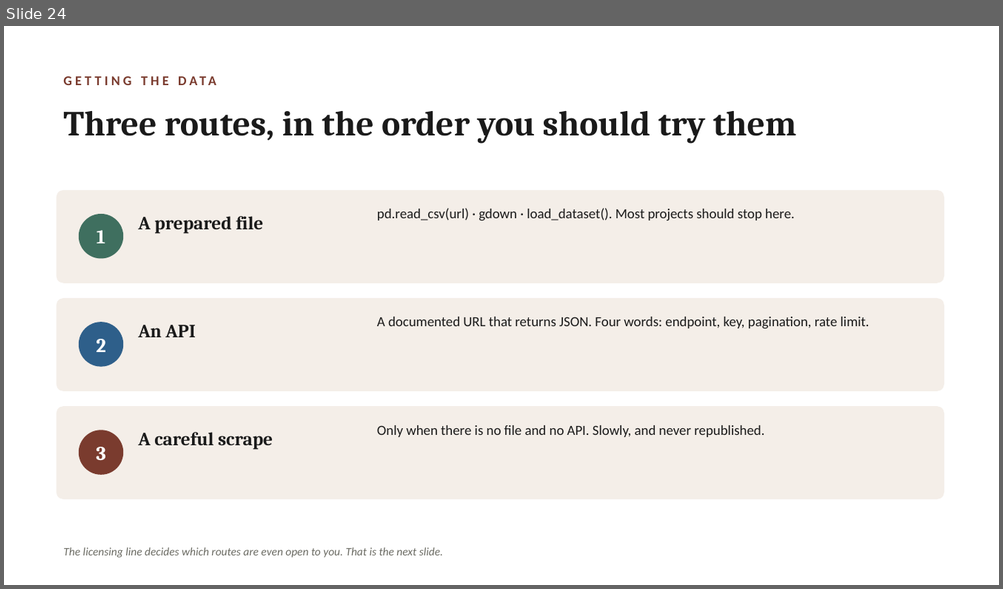
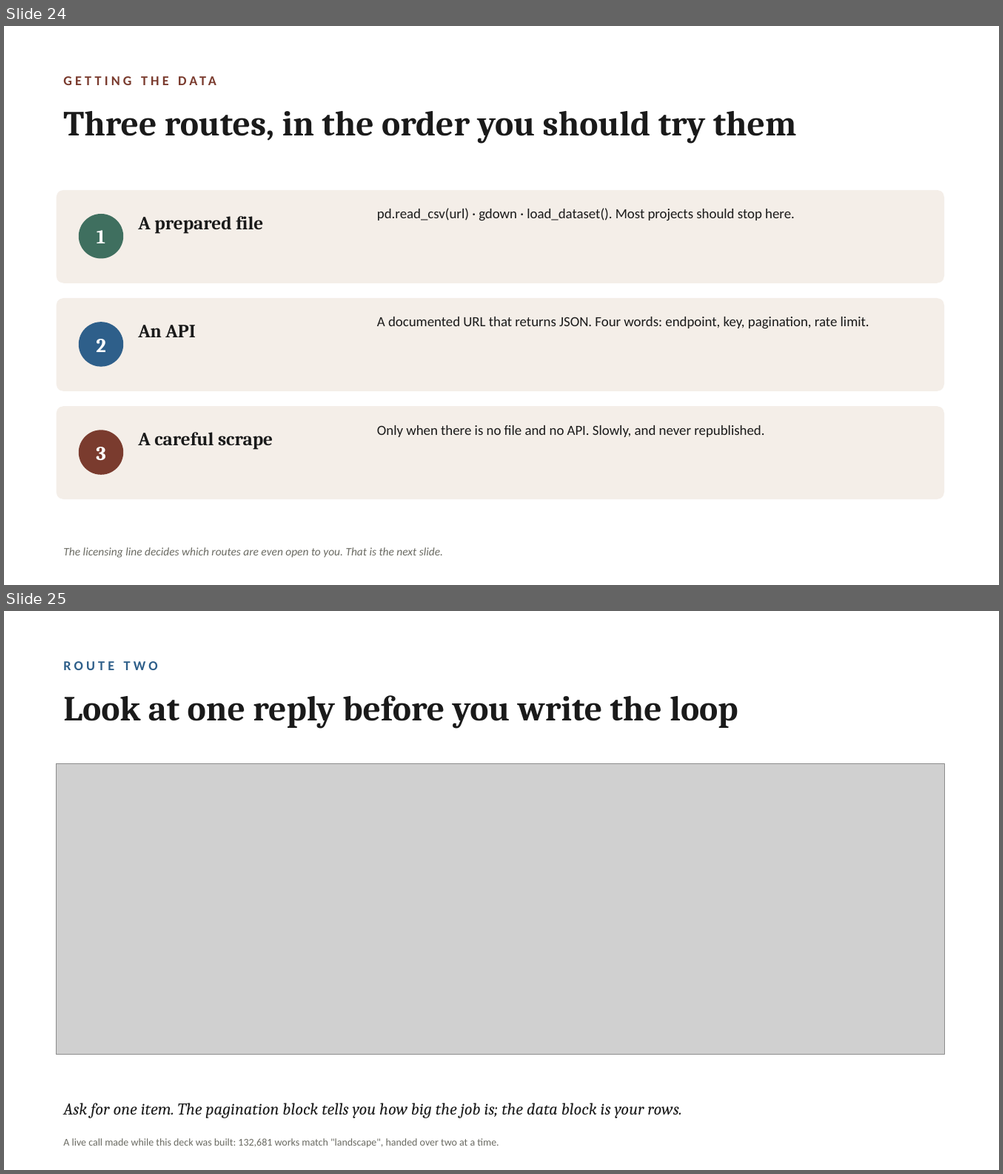
Before and after one commit to lucianli123/culture-as-data-2026, a slide deck: slides/week-04-lecture-draft.pptx. Shown one above the other, each under a label of ours: slide 24 before the commit, slides 24 and 25 after it. The pictures are 1003x589 and 1003x1174 pixels, drawn with LibreOffice and Linux fonts; fonts in the diff are those of the drawing; grey boxes stand for pictures. Boxes give left, top, right and bottom in pixels: in the first picture for what was removed or moved away, otherwise in the second. Text is boxed around its words. In the diff, an @@ line names an element or a change of style, - is before the commit and + after.

```diff
--- a/slides/week-04-lecture-draft.pptx
+++ b/slides/week-04-lecture-draft.pptx
@@ slide 25 added at <box>4,611,999,1170</box>, background #FFFFFF @@
@@ text added at <box>63,661,158,670</box>, 13 pt, text #2E5F8A, bold @@
+ROUTE TWO
@@ text added at <box>63,695,737,728</box>, 34 pt, text #1A1A1A, bold @@
+Look at one reply before you write the loop
@@ picture added at <box>57,764,944,1055</box> @@
@@ text added at <box>63,1103,681,1119</box>, 16 pt, text #1A1A1A, italic @@
+Ask for one item. The pagination block tells you how big the job is; the data block is your rows.
@@ text added at <box>63,1139,498,1147</box>, 10 pt, text #6B6B63 @@
+A live call made while this deck was built: 132,681 works match "landscape", handed over two at a time.
```
Also in this commit, not shown: 1 slide changed, 3 other slides added, 3 other files.
